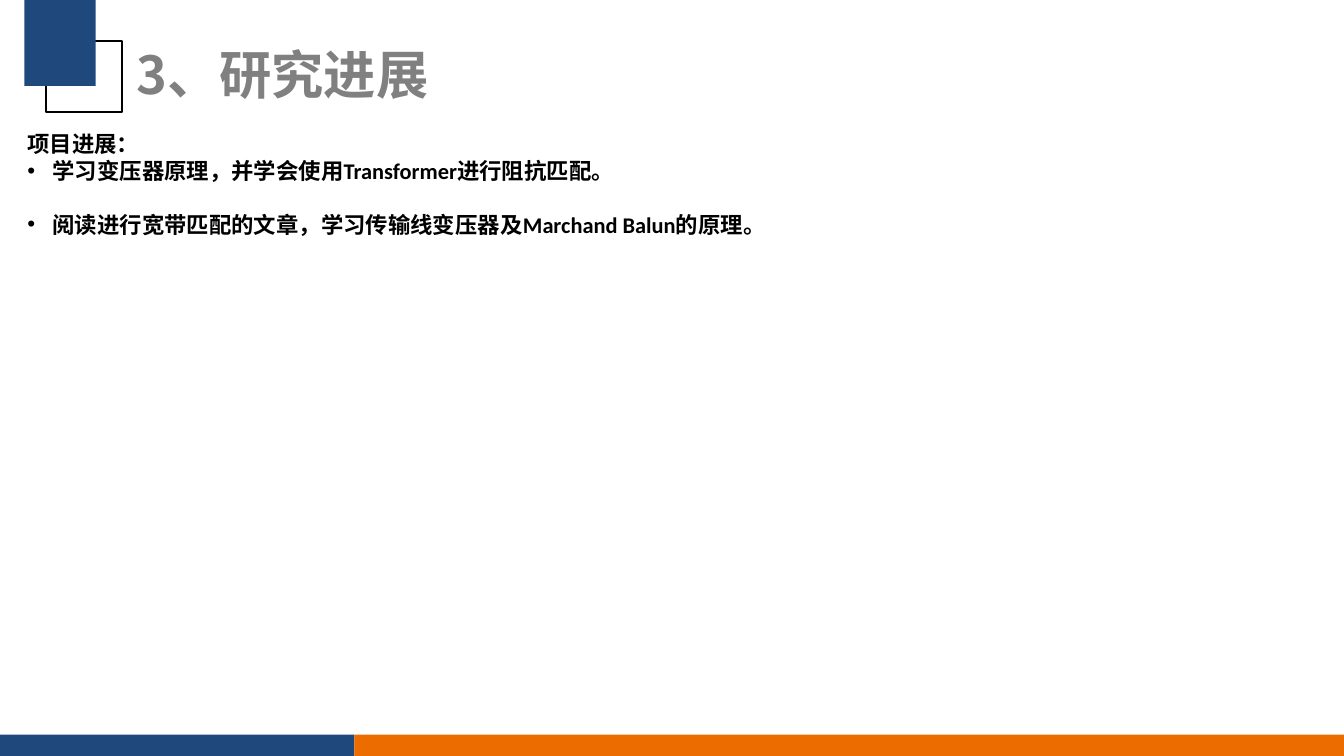
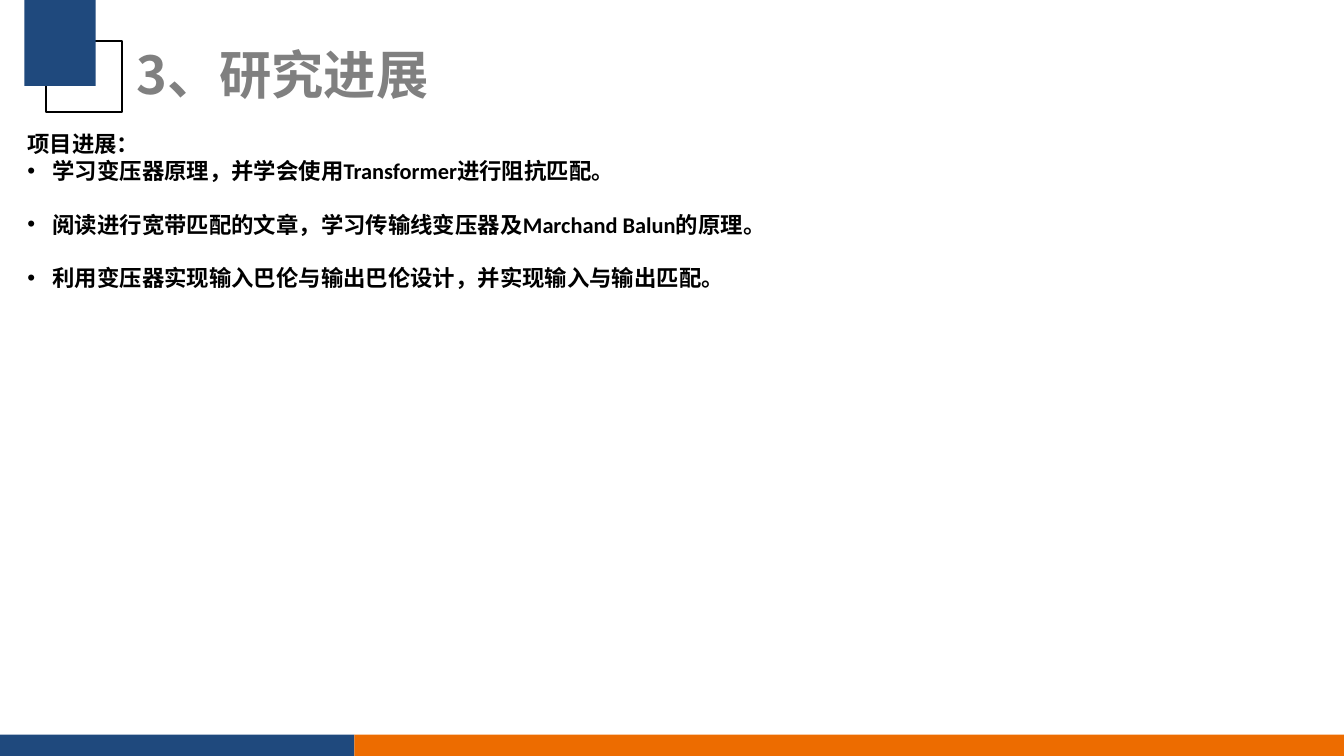
Before and after one commit to CreatorYu/Workfile, a slide deck: slide 7 of 2024_8_21_庾小齐-有源移相器.pptx (slide 5 before the commit). Drawn at 1344x756 pixels with LibreOffice and Linux fonts; fonts in the diff are those of the drawing; background and template pictures are left out. Boxes give left, top, right and bottom in pixels: in the first picture for what was removed or moved away, otherwise in the second. Text is boxed around its words. In the diff, an @@ line names an element or a change of style, - is before the commit and + after.

```diff
--- a/2024_8_21_庾小齐-有源移相器.pptx
+++ b/2024_8_21_庾小齐-有源移相器.pptx
@@ text at [53, 266, 724, 289]: paragraph added @@
+• 利用变压器实现输入巴伦与输出巴伦设计，并实现输入与输出匹配。
```
Also in this commit, not shown: 3 other slides changed, 7 slides added, 3 slides removed.
